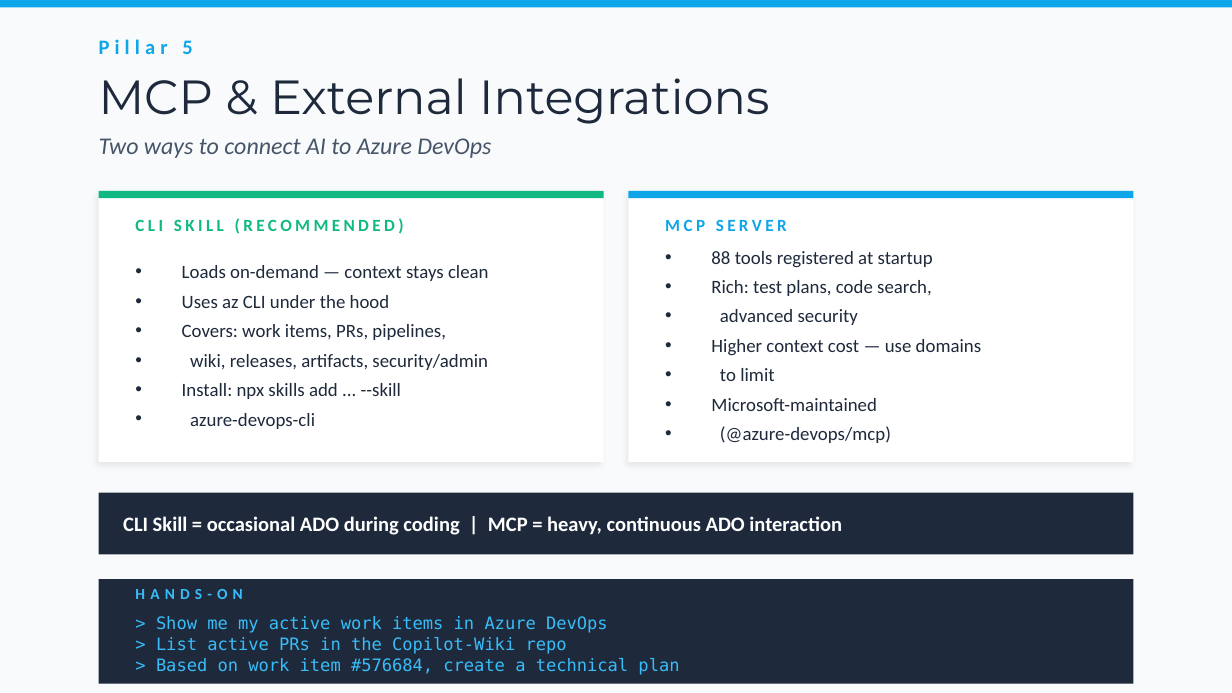
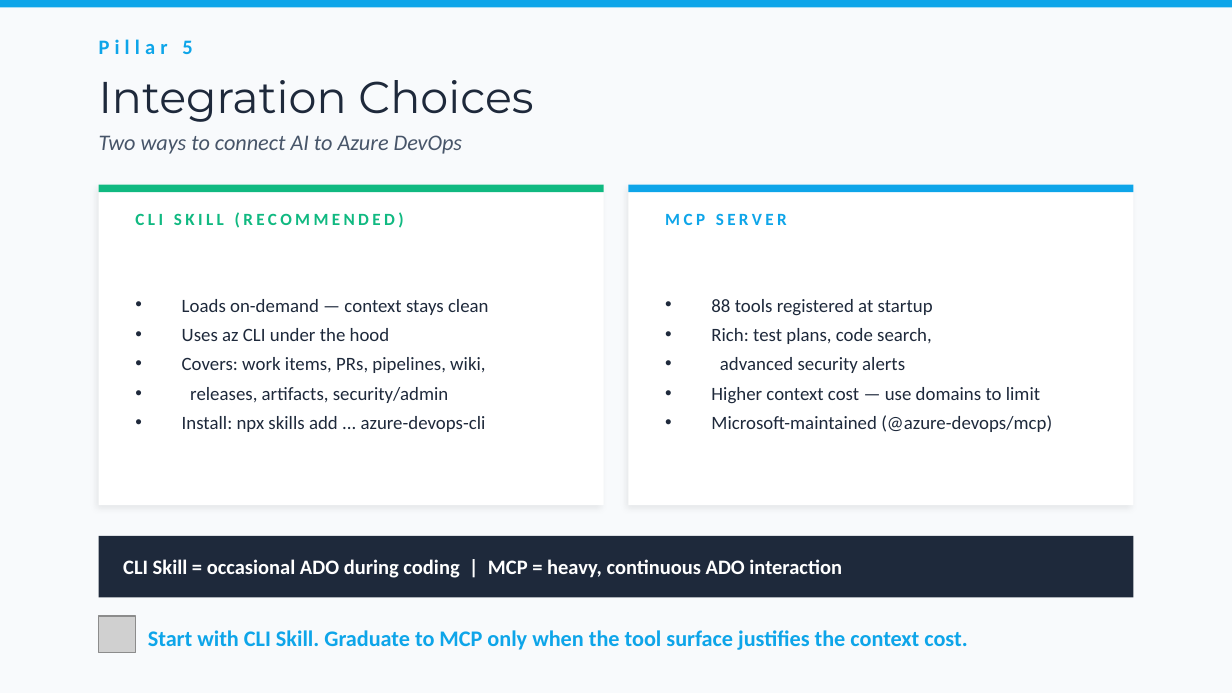
Before and after one commit to bubuding0809/copilot-cli-for-beginners, a slide deck: slide 13 of WORKSHOP-PRESENTATION.pptx (slide 11 before the commit). Drawn at 1232x693 pixels with LibreOffice and Linux fonts; fonts in the diff are those of the drawing; grey boxes stand for pictures. Boxes give left, top, right and bottom in pixels: in the first picture for what was removed or moved away, otherwise in the second. Text is boxed around its words. In the diff, an @@ line names an element or a change of style, - is before the commit and + after.

```diff
--- a/WORKSHOP-PRESENTATION.pptx
+++ b/WORKSHOP-PRESENTATION.pptx
@@ text at [99, 80, 533, 122]: text changed; size 28 to 26 pt @@
-MCP & External Integrations
+Integration Choices
@@ text "Two ways to connect AI ..." at [99, 135, 462, 154]: size 14 to 13 pt @@
@@ rectangle: place and size @@
-rectangle at [99, 191, 604, 462]
+rectangle at [99, 185, 604, 505]
@@ 2 texts, 2 rectangles: place and size @@
-2 texts, 2 rectangles at [99, 191, 1133, 234]
+2 texts, 2 rectangles at [99, 185, 1133, 228]
@@ rectangle: place and size @@
-rectangle at [628, 191, 1133, 462]
+rectangle at [628, 185, 1133, 505]
@@ text at [182, 357, 486, 432]: text changed @@
-• Covers: work items, PRs, pipelines,
-• wiki, releases, artifacts, security/admin
-• Install: npx skills add ... --skill
-• azure-devops-cli
+• Covers: work items, PRs, pipelines, wiki,
+• releases, artifacts, security/admin
+• Install: npx skills add ... azure-devops-cli
@@ text at [711, 357, 1052, 432]: text changed @@
-• advanced security
-• Higher context cost — use domains
-• to limit
-• Microsoft-maintained
-• (@azure-devops/mcp)
+• advanced security alerts
+• Higher context cost — use domains to limit
+• Microsoft-maintained (@azure-devops/mcp)
@@ rectangle: place and size @@
-rectangle at [99, 493, 1133, 554]
+rectangle at [99, 536, 1133, 598]
@@ text "CLI Skill = occasional ADO ...": place and size @@
-text "CLI Skill = occasional ADO ..." at [123, 516, 842, 535]
+text "CLI Skill = occasional ADO ..." at [123, 559, 842, 578]
@@ rectangle removed at [99, 579, 1133, 684] @@
@@ text removed at [135, 589, 242, 599] @@
-HANDS-ON
@@ picture added at [99, 616, 136, 653] @@
@@ text removed at [156, 616, 679, 675] @@
-> Show me my active work items in Azure DevOps
-> List active PRs in the Copilot-Wiki repo
-> Based on work item #576684, create a technical plan
@@ text added at [148, 630, 967, 650], 13 pt, text #0EA5E9, bold @@
+Start with CLI Skill. Graduate to MCP only when the tool surface justifies the context cost.
```
Also in this commit, not shown: 9 other slides changed, 11 slides added, 5 slides removed, 1 other file.
